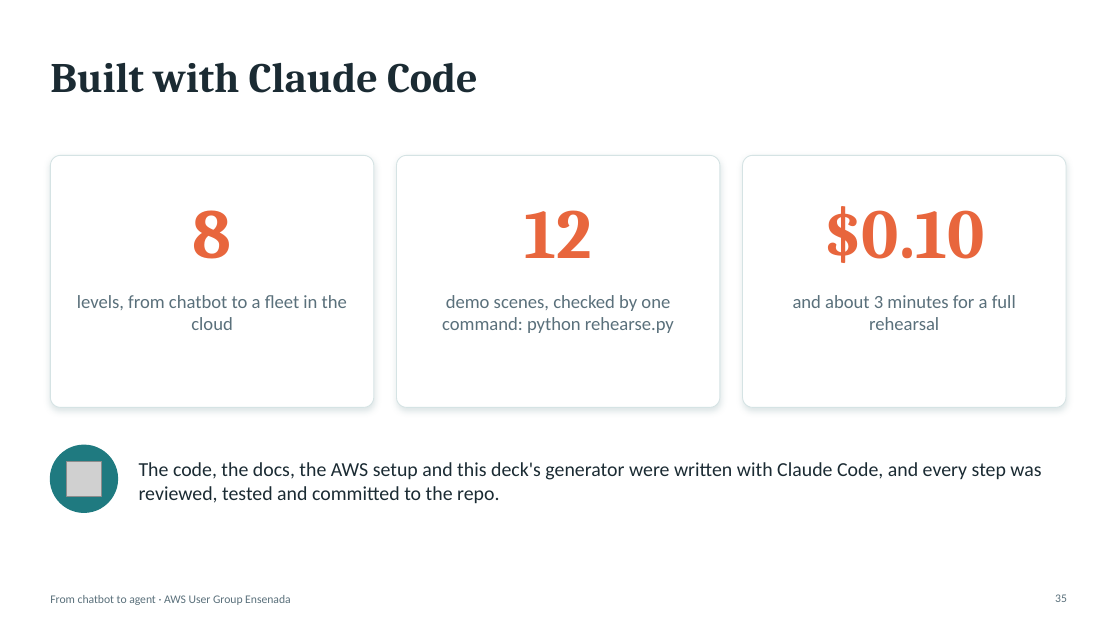
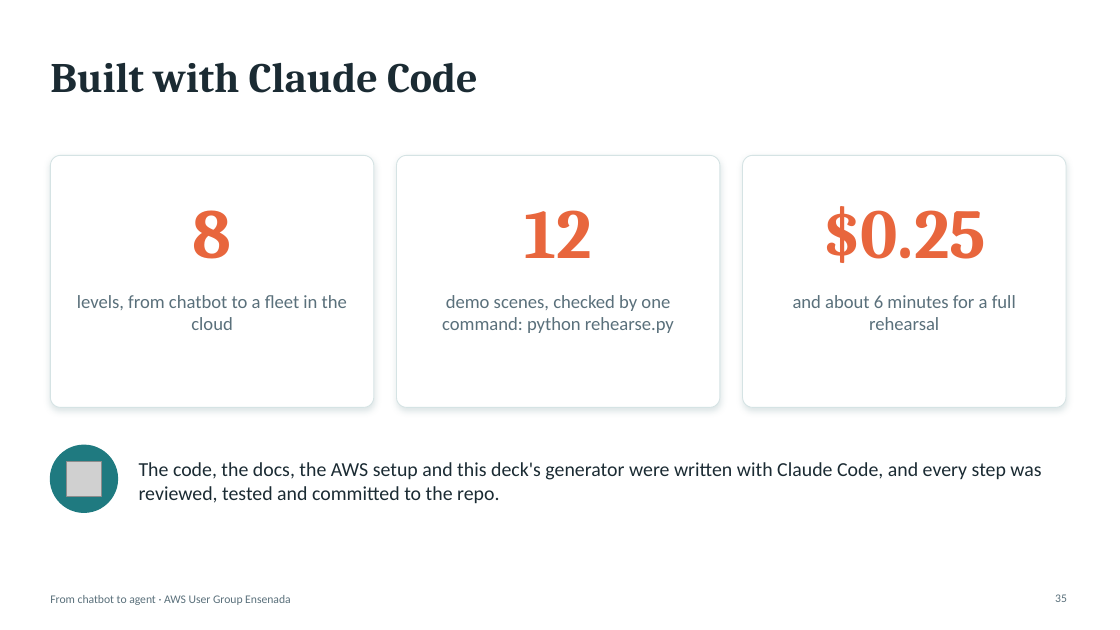
Before and after one commit to aws-ug-ensenada/claude-on-aws-ensenada, a slide deck: slide 35 of docs/slides/claude-on-aws-ensenada.pptx. Drawn at 1120x630 pixels with LibreOffice and Linux fonts; fonts in the diff are those of the drawing; grey boxes stand for pictures. Boxes give left, top, right and bottom in pixels: in the first picture for what was removed or moved away, otherwise in the second. Text is boxed around its words. In the diff, an @@ line names an element or a change of style, - is before the commit and + after.

```diff
--- a/docs/slides/claude-on-aws-ensenada.pptx
+++ b/docs/slides/claude-on-aws-ensenada.pptx
@@ text at (x1=823, y1=206, x2=986, y2=263): text changed @@
-$0.10
+$0.25
@@ text at (x1=793, y1=295, x2=1016, y2=330): text changed @@
-and about 3 minutes for a full rehearsal
+and about 6 minutes for a full rehearsal
```
Also in this commit, not shown: 2 other slides changed, 11 other files.
